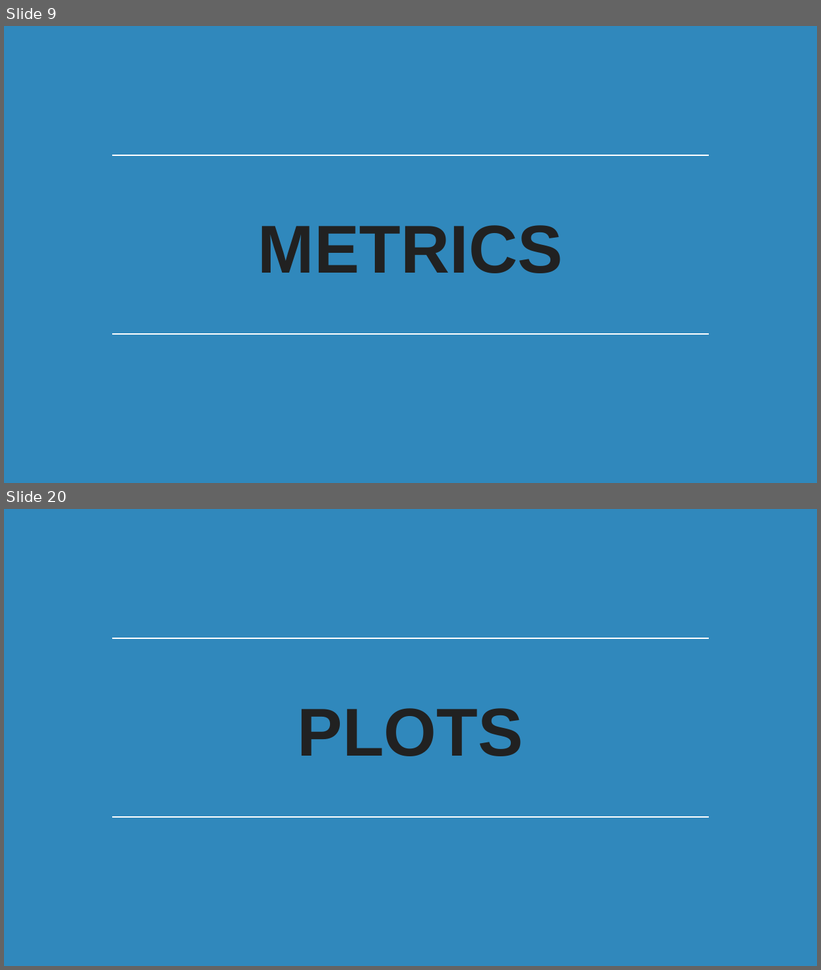
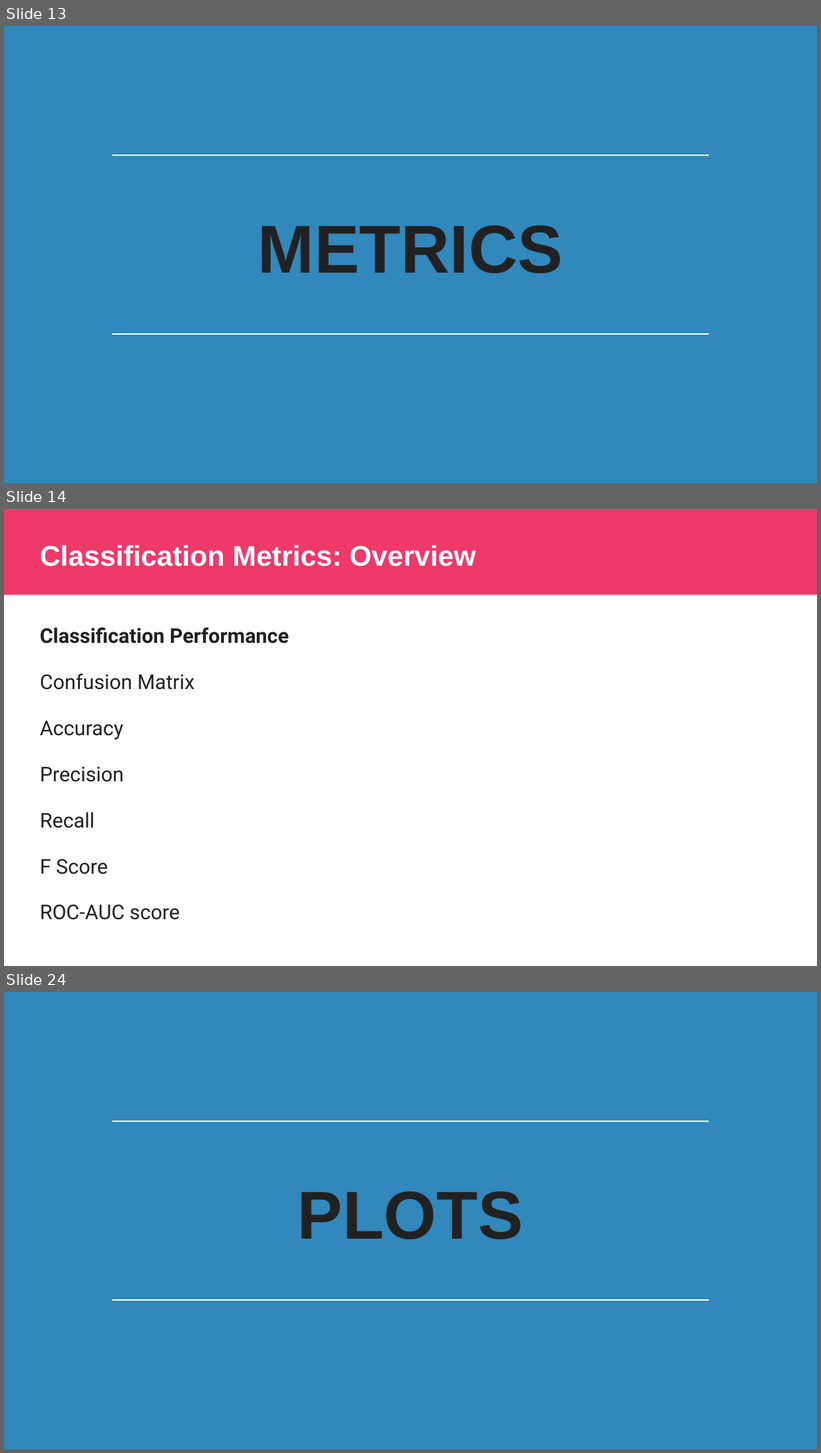
Before and after one commit to javediahmed/misc, a slide deck: Classification_Error_Metrics.pptx. Shown one above the other, each under a label of ours: slides 9 and 20 before the commit, slides 13, 14 and 24 after it; the slides between them are not shown. The pictures are 821x970 and 821x1453 pixels, drawn with LibreOffice and Linux fonts; fonts in the diff are those of the drawing; background and template pictures are left out. Boxes give left, top, right and bottom in pixels: in the first picture for what was removed or moved away, otherwise in the second. Text is boxed around its words. In the diff, an @@ line names an element or a change of style, - is before the commit and + after.

```diff
--- a/Classification_Error_Metrics.pptx
+++ b/Classification_Error_Metrics.pptx
@@ slide 14 added at [4, 509, 817, 966], background #FFFFFF @@
@@ rectangle added at [4, 509, 817, 595], fill #EF3969 @@
@@ title added at [40, 545, 477, 566], 25.2 pt, text #FFFFFF, bold @@
+Classification Metrics: Overview
@@ text added at [40, 627, 289, 920], 18 pt, text #212121 @@
+Classification Performance
+Confusion Matrix
+Accuracy
+Precision
+Recall
+F Score
+ROC-AUC score
@@ what was slide 9 is now slide 13 @@
@@ what was slide 20 is now slide 24 @@
```
Also in this commit, not shown: 1 slide changed, 18 other slides added, 1 slide removed.
